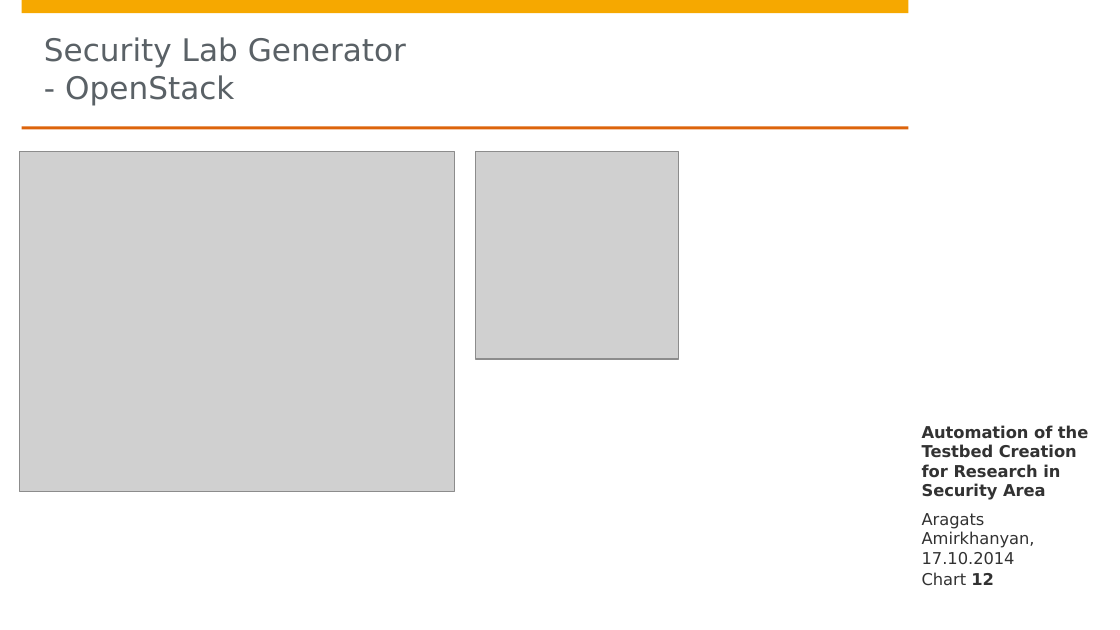
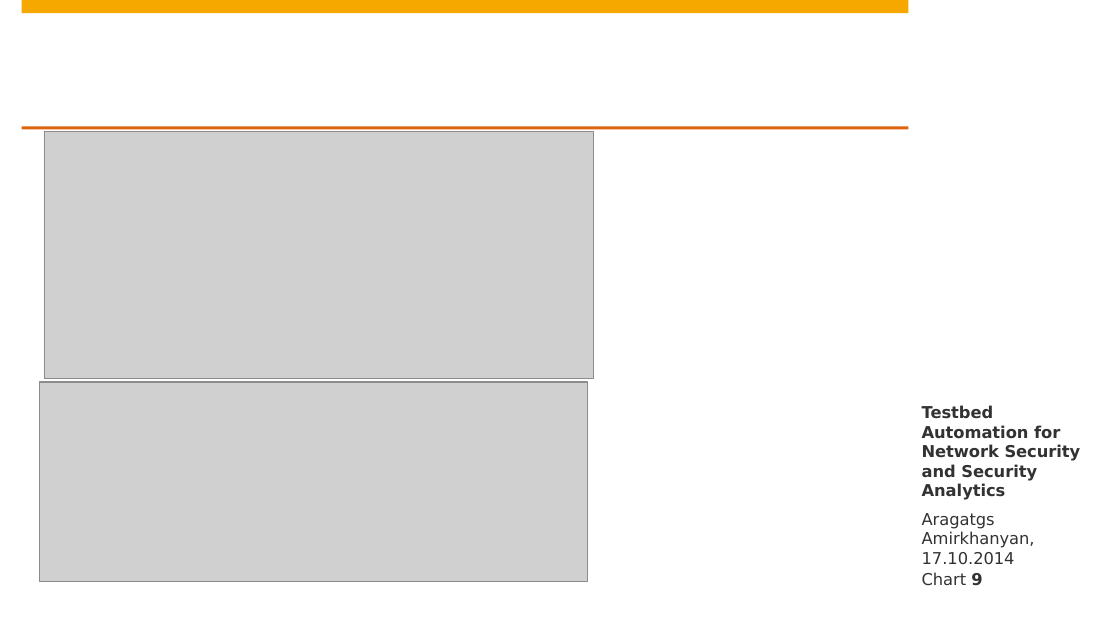
Before and after one commit to aragats/HPI, a slide deck: slide 9 of Research School/Retreat/Fall 2014/retreat draft 4/Aragats_Amirkhanyan_Fall_Retreat_2014.pptx (slide 12 before the commit). Drawn at 1120x630 pixels with LibreOffice and Linux fonts; fonts in the diff are those of the drawing; grey boxes stand for pictures; background and template pictures are left out. Boxes give left, top, right and bottom in pixels: in the first picture for what was removed or moved away, otherwise in the second. Text is boxed around its words. In the diff, an @@ line names an element or a change of style, - is before the commit and + after.

```diff
--- a/Research School/Retreat/Fall 2014/retreat draft 4/Aragats_Amirkhanyan_Fall_Retreat_2014.pptx
+++ b/Research School/Retreat/Fall 2014/retreat draft 4/Aragats_Amirkhanyan_Fall_Retreat_2014.pptx
@@ title removed at [44, 37, 406, 105] @@
-Security Lab Generator
-- OpenStack
@@ picture added at [45, 132, 594, 379] @@
@@ picture removed at [19, 152, 454, 492] @@
@@ picture removed at [476, 151, 679, 358] @@
@@ picture added at [39, 382, 587, 581] @@
@@ text at [922, 405, 1081, 500]: text changed @@
-Automation of the Testbed Creation for Research in Security Area
+Testbed Automation for Network Security and Security Analytics
@@ text at [922, 513, 1035, 565]: text changed @@
-Aragats Amirkhanyan, 17.10.2014
+Aragatgs Amirkhanyan, 17.10.2014
@@ page number at [922, 572, 982, 586]: text changed @@
-Chart 12
+Chart 9
```
Also in this commit, not shown: 13 other slides changed, 4 slides removed, 3 other files.
